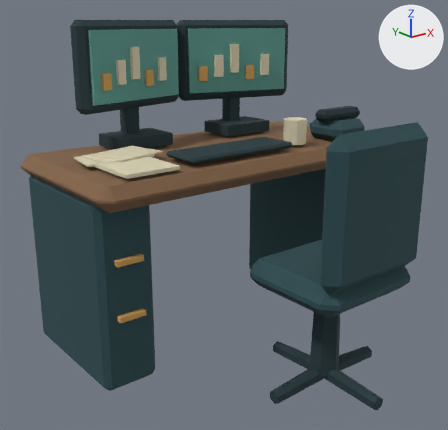
Two versions of the glTF model public/models/workstation.glb, one commit apart.
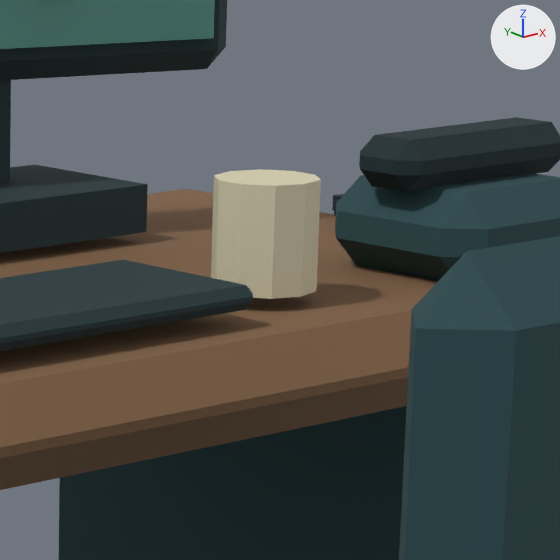
Old and new are each drawn whole from a 50 mm camera at (-1.797, -2.322, 1.502) aimed at (-0.138, -0.249, 0.672) and again close up on the part from 53% to 80% of the width and 19% to 47% of the height. Arrows for +X, +Y and +Z are at upper right; the lights stay in place. The last two pictures show the newer version. Vertices at exactly the same position are counted once.

In view in the first close-up: 'Workstation'.
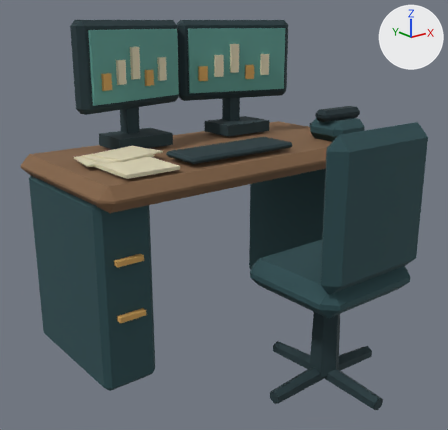
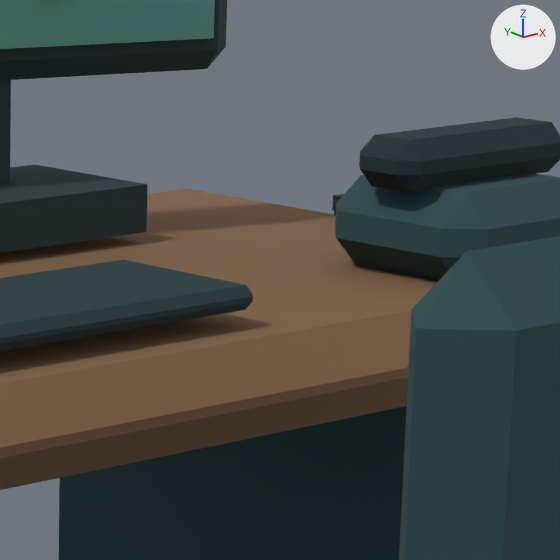
What changed in the scene script:
```text
Change me_cube_007:
    used by ob_workstation; location = (0.0, 0.0, 0.88)
    remove me_cube_007.from_pydata(...)  # 600 vertices, 992 faces; spans x -0.81..0.81, y -1.05..0.41, z -0.85..0.62
    add me_cube_007.from_pydata(...)  # 580 vertices, 956 faces; spans x -0.81..0.81, y -1.05..0.41, z -0.85..0.62
    me_cube_007 part 1: the loose piece of 20 vertices spanning x 0.25..0.35, y -0.29..-0.19, z 0.06..0.18 is deleted
```

What differs and where, as boxes (x1, y1, x2, y2) in the close-ups (560 x 560 px):
part 1 of me_cube_007, deleted (beige): before (211, 169, 321, 299)
